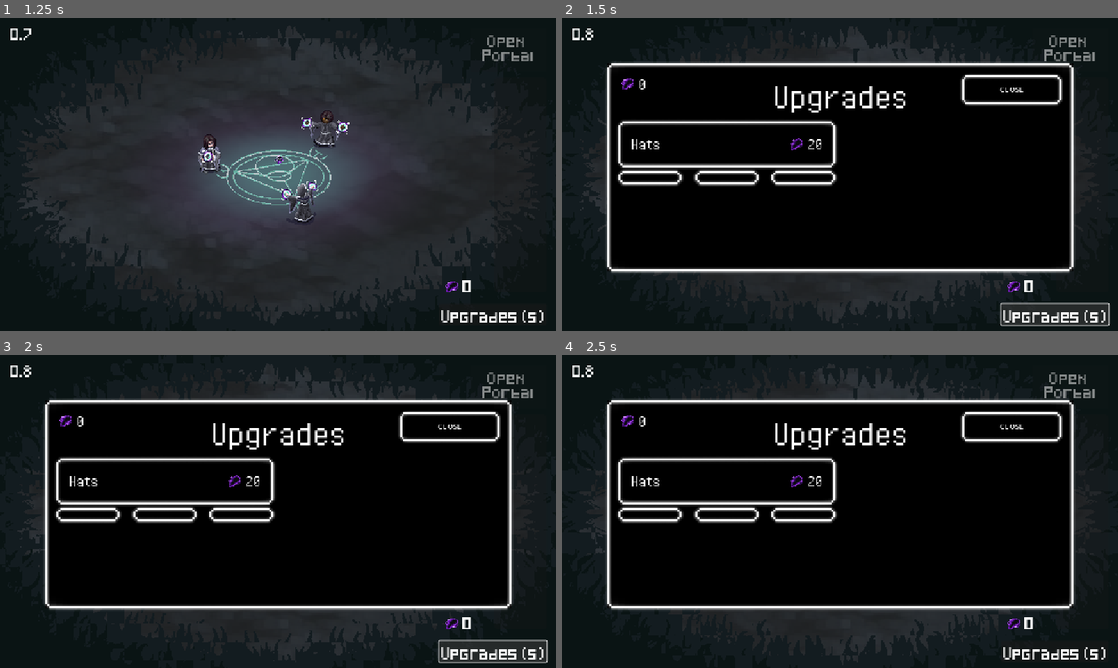
Above: before the commit, frames 1-4 (two rows, left to right).
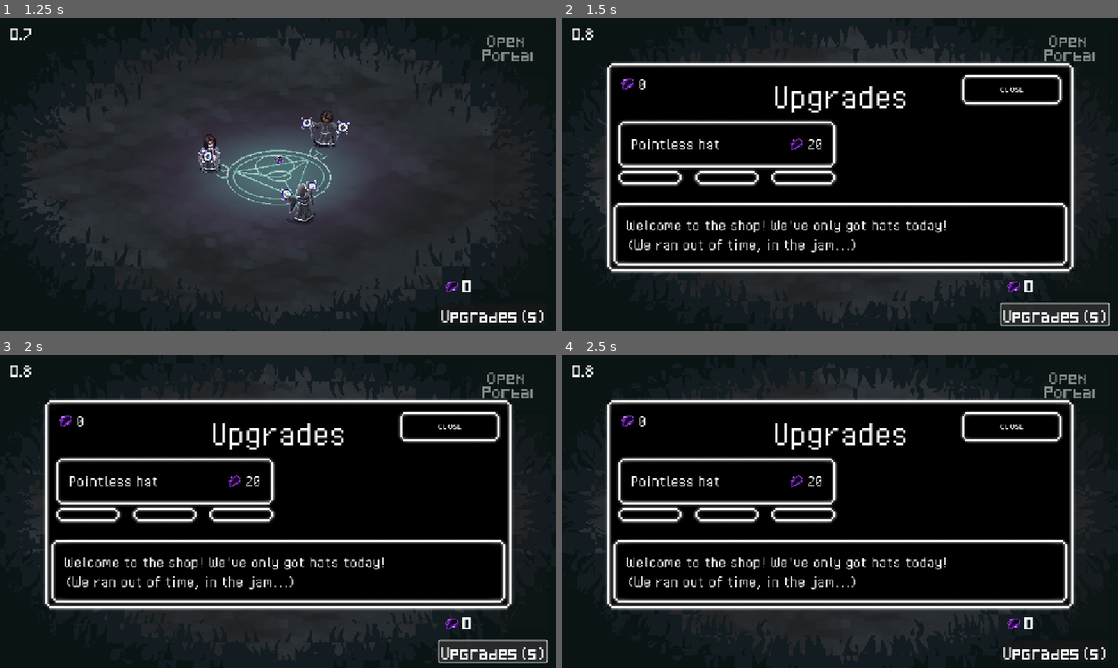
Above: after the commit, the same moments.

Repository: alifeee/loop
Game: Godot game, scene res://scenes/main.tscn
Two runs of this game, one before a commit and one after it. Both use one fixed random seed, a clock stepped at 60 frames per second and the inputs below. The engine's default icon, where the game draws it, is replaced by a stand-in: a white triangle on a blue panel in a dark square.
Inputs (mouse positions are in pixels of both pictures, inside the frame that each line leads up to):
- Up to frame 1 (1.25 s): click "Start" at 0.5 s
- Up to frame 2 (1.5 s): click "Upgrades (s)" at 1.25 s
- Up to frame 3 (2 s): no input
- Up to frame 4 (2.5 s): click (728, 489) at 2 s

Frame 1 is identical in both runs. In frame 2, 3.8% of the frame differs, in the area x 9-92%, y 38-80%; in frame 3, 3.8%; in frame 4, 3.8%.

Commit message:
Add level bar on the Hat button in shop

Diff:
--- a/scenes/shop_ui.gd
+++ b/scenes/shop_ui.gd
@@ -1,12 +1,15 @@
 extends Control
 
 @export var mote_count_label: Label
+@export var hat_button: Node
+
 
 func _ready() -> void:
 	Globals.button_pressed.connect(handle_shop_button_pressed)
 
 func _process(delta: float) -> void:
 	update_mote_count(Globals.motes)
+	hat_button.update_current_level(Globals.hats_owned)
 
 func handle_shop_button_pressed(button_name_id: String):
 	if button_name_id == "hats":
@@ -14,3 +17,6 @@
 
 func update_mote_count(number_of_motes: int):
 	mote_count_label.text = str(number_of_motes)
+
+#func initialise_buttons():
+	#hat_button.update_current_level(Globals.hats_owned)
--- a/scenes/shop_ui.tscn
+++ b/scenes/shop_ui.tscn
@@ -36,7 +36,7 @@
 expand_margin_bottom = 8.0
 region_rect = Rect2(0, 0, 112, 112)
 
-[node name="Control2" type="Control" node_paths=PackedStringArray("mote_count_label")]
+[node name="Control2" type="Control" node_paths=PackedStringArray("mote_count_label", "hat_button")]
 layout_mode = 3
 anchors_preset = 15
 anchor_right = 1.0
@@ -46,6 +46,7 @@
 theme = SubResource("Theme_18xnp")
 script = ExtResource("1_obwu6")
 mote_count_label = NodePath("Main Modal Background/Mote Count/Wallet")
+hat_button = NodePath("Main Modal Background/GridContainer/Control3")
 
 [node name="Main Modal Background" type="Panel" parent="."]
 layout_mode = 1
@@ -77,7 +78,6 @@
 text = "Upgrades"
 
 [node name="Description Panel" type="Panel" parent="Main Modal Background"]
-visible = false
 layout_mode = 1
 anchors_preset = 12
 anchor_top = 1.0
@@ -96,12 +96,14 @@
 layout_mode = 1
 offset_left = 24.0
 offset_top = 24.0
-offset_right = 635.0
+offset_right = 918.0
 offset_bottom = 106.0
-text = "This is the description of the upgrade you select!"
+text = "Welcome to the shop! We've only got hats today!
+(We ran out of time, in the jam...)"
 autowrap_mode = 2
 
 [node name="Control" parent="Main Modal Background/Description Panel" instance=ExtResource("3_usj2y")]
+visible = false
 layout_mode = 1
 anchors_preset = 6
 anchor_left = 1.0
@@ -148,7 +150,7 @@
 custom_minimum_size = Vector2(446, 126)
 layout_mode = 2
 text_id = "hats"
-text = "Hats"
+text = "Pointless hat"
 price = 20
 current_level = 0
 max_level = 3
--- a/scripts/centre.gd
+++ b/scripts/centre.gd
@@ -30,5 +30,6 @@
 	for hat in hats_array:
 		if not hat.visible:
 			Globals.motes -= 20
+			Globals.hats_owned += 1
 			hat.visible = true
 			break
--- a/scripts/globals.gd
+++ b/scripts/globals.gd
@@ -38,6 +38,9 @@
 var kill_count: int = 0
 var motes: int = 0
 var time_elapsed: float = 0
+
+# Silly Variables
+var hats_owned: int = 0
 
 func _ready() -> void:
 	pass
